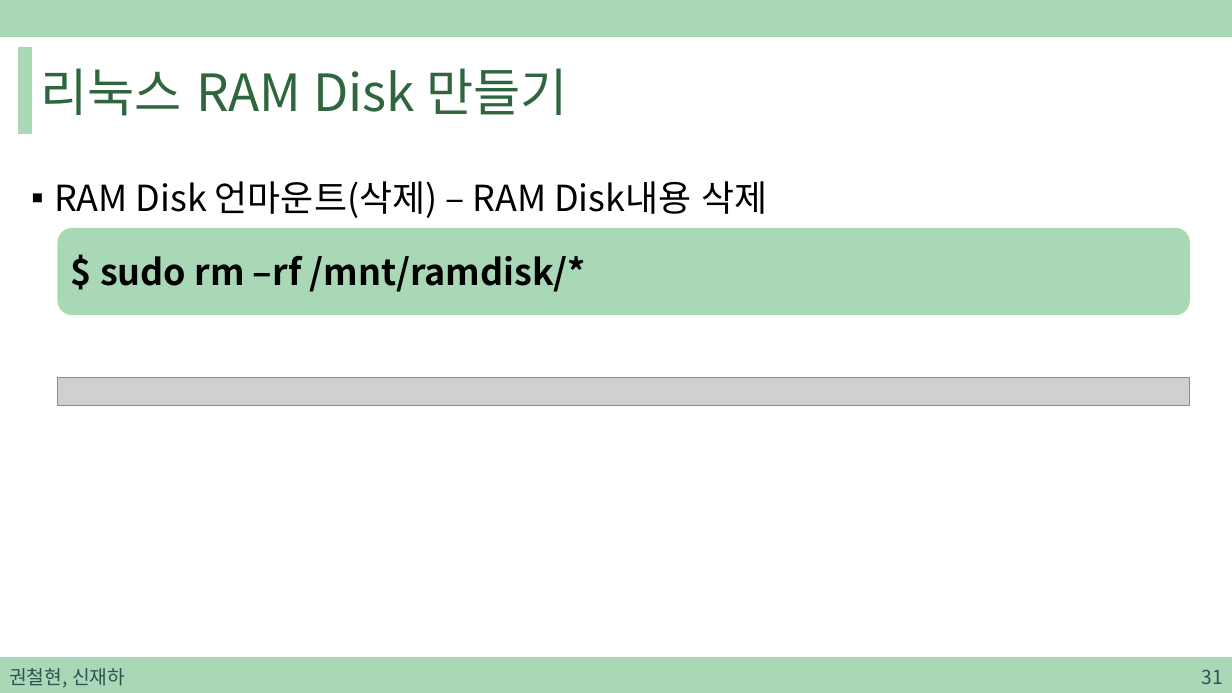
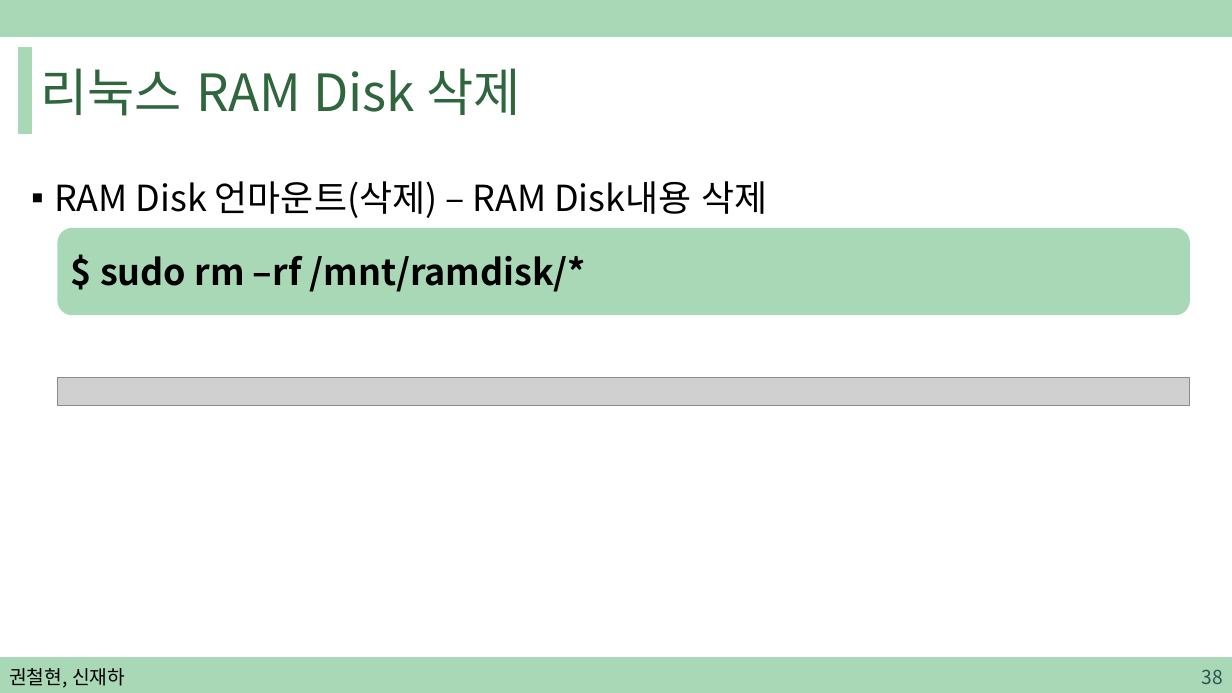
Before and after one commit to sjh4287/capston, a slide deck: slide 38 of 2022.02.18/권철현,신재하.pptx (slide 31 before the commit). Drawn at 1232x693 pixels with LibreOffice and Linux fonts; fonts in the diff are those of the drawing; grey boxes stand for pictures. Boxes give left, top, right and bottom in pixels: in the first picture for what was removed or moved away, otherwise in the second. Text is boxed around its words. In the diff, an @@ line names an element or a change of style, - is before the commit and + after.

```diff
--- a/2022.02.18/권철현,신재하.pptx
+++ b/2022.02.18/권철현,신재하.pptx
@@ title at box(41, 68, 520, 116): text changed @@
-리눅스 RAM Disk 만들기
+리눅스 RAM Disk 삭제
@@ text "권철현, 신재하" at box(9, 668, 125, 688): text colour #305250 to #000000 @@
@@ page number at box(1201, 670, 1222, 684): text changed @@
-31
+38
```
Also in this commit, not shown: 34 other slides changed, 8 slides added.
